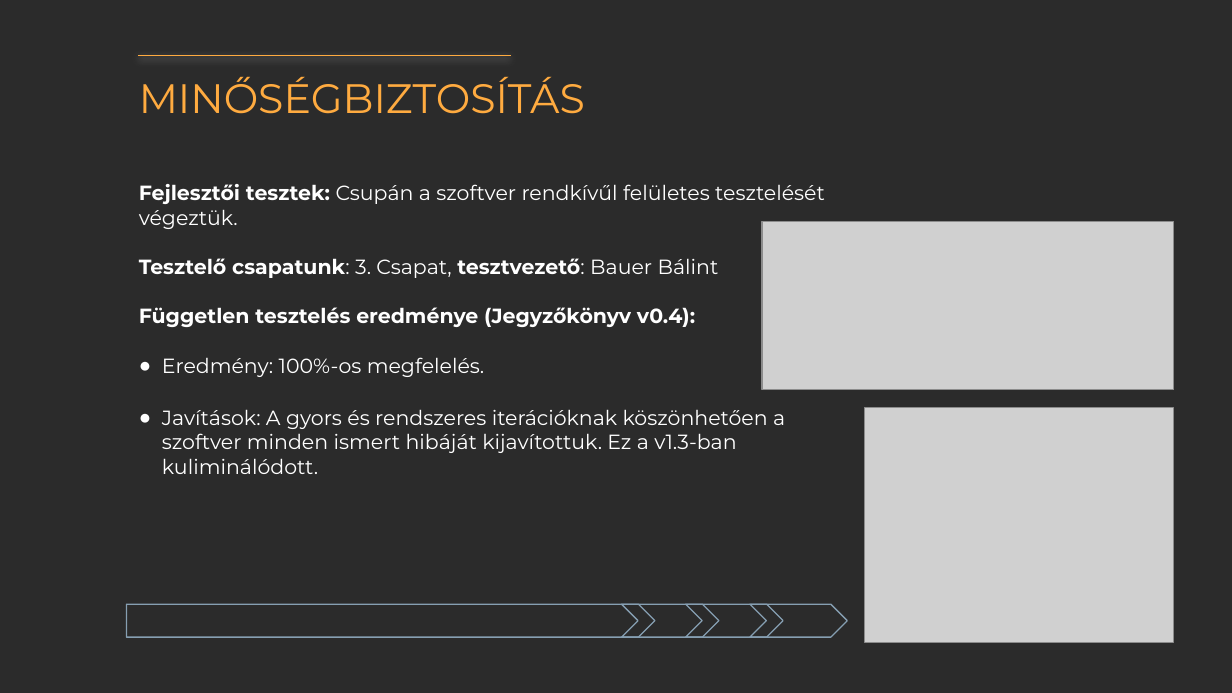
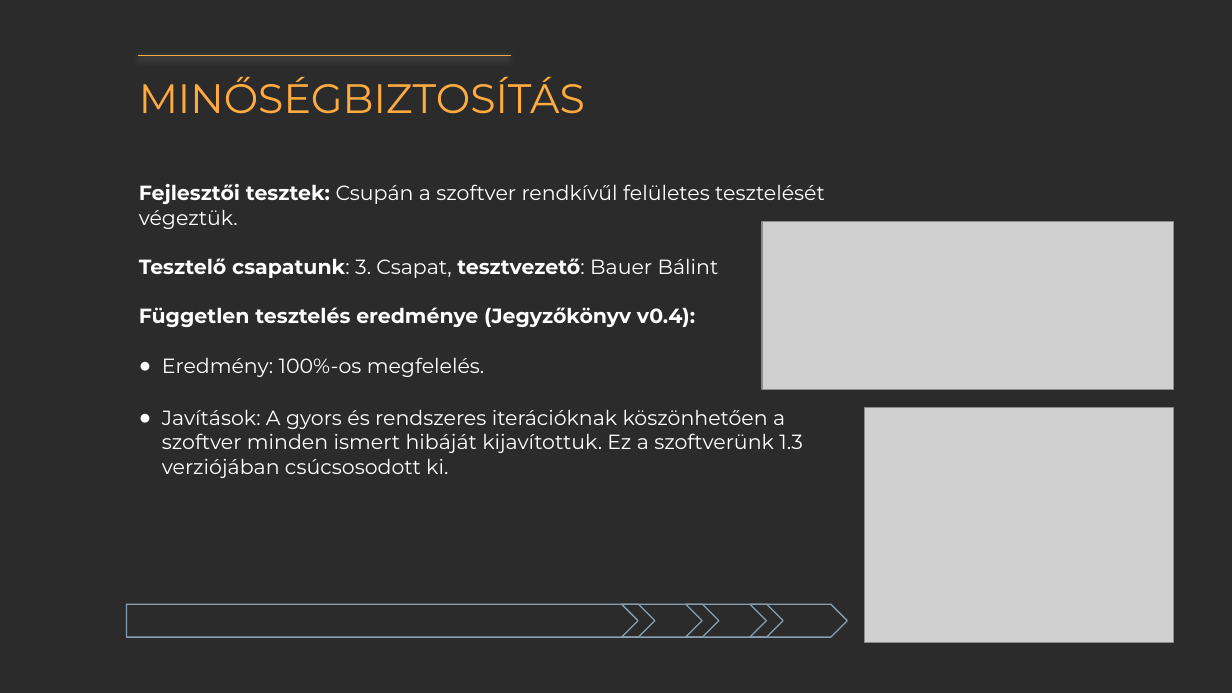
Before and after one commit to KLeviii/Library-Loan-System, a slide deck: slide 6 of docs/Csapat_2.pptx. Drawn at 1232x693 pixels with LibreOffice and Linux fonts; fonts in the diff are those of the drawing; grey boxes stand for pictures; background and template pictures are left out; a plain dark background stands for a picture behind light text. Boxes give left, top, right and bottom in pixels: in the first picture for what was removed or moved away, otherwise in the second. Text is boxed around its words. In the diff, an @@ line names an element or a change of style, - is before the commit and + after.

```diff
--- a/docs/Csapat_2.pptx
+++ b/docs/Csapat_2.pptx
@@ text at bbox=[162, 409, 803, 478]: text changed @@
-● Javítások: A gyors és rendszeres iterációknak köszönhetően a szoftver minden ismert hibáját kijavítottuk. Ez a v1.3-ban kuliminálódott.
+● Javítások: A gyors és rendszeres iterációknak köszönhetően a szoftver minden ismert hibáját kijavítottuk. Ez a szoftverünk 1.3 verziójában csúcsosodott ki.
```
Also in this commit, not shown: 5 other slides changed.
